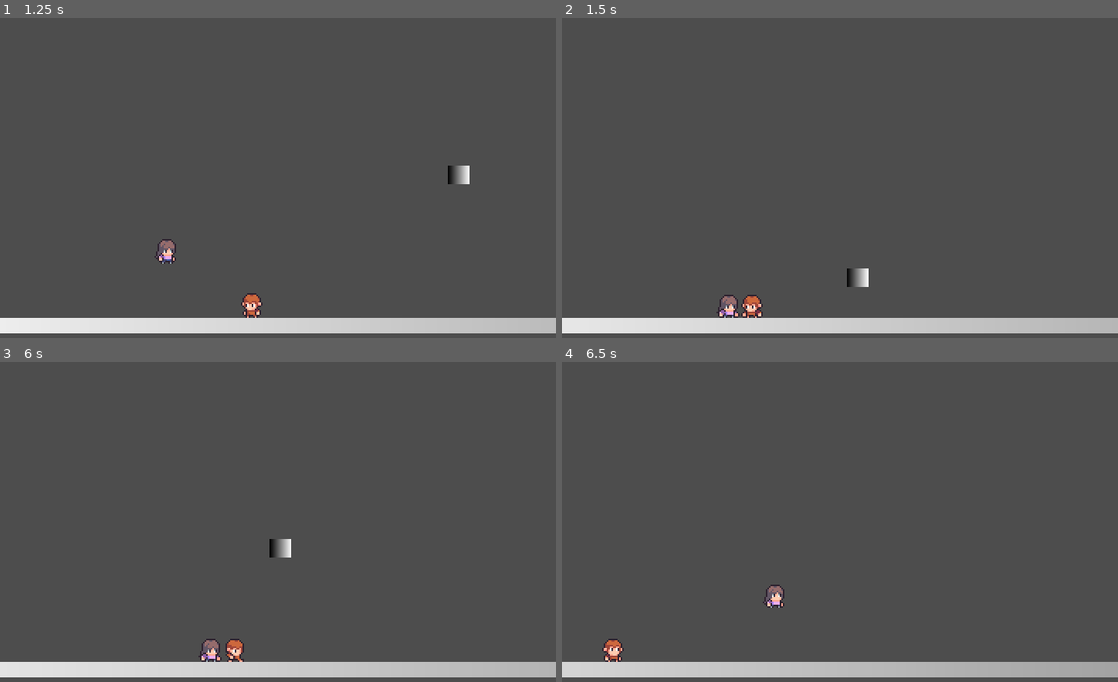
Above: before the commit, frames 1-4 (two rows, left to right).
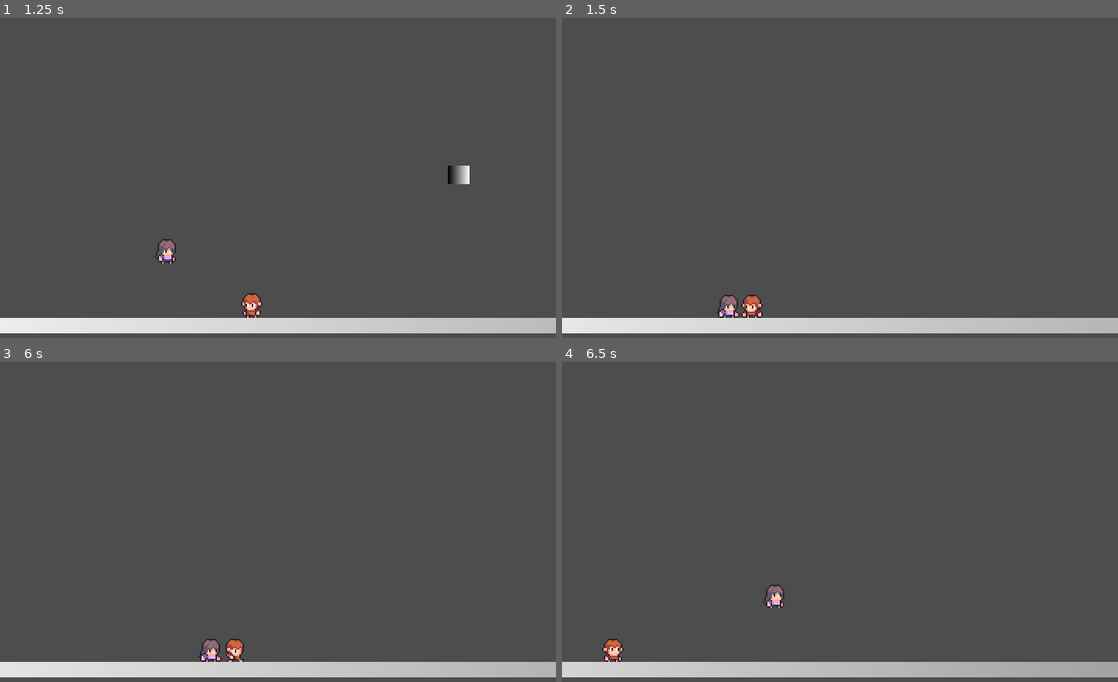
Above: after the commit, the same moments.

Repository: ajogerio/monkey-game
Game: Godot game, scene res://Scenes/game_scene.tscn
Same seed, same stepped clock (60 frames per second), same inputs: the game is played once before the commit and once after it. This scene is started directly instead of the project's main scene.
Inputs (mouse positions are in pixels of both pictures, inside the frame that each line leads up to):
- Up to frame 1 (1.25 s): move the mouse to (250, 277) at 0.52 s; hold D (move_right) from 0.53 s (still down); click (250, 277) at 0.6 s; tap W (jump) at 0.77 s
- Up to frame 2 (1.5 s): keep holding D (move_right); move the mouse to (1006, 258) at 1.27 s; click (1006, 258) at 1.35 s
- Up to frame 3 (6 s): tap W (jump) at 1.52, 3.02, 3.77, 4.52 s; move the mouse to (111, 493) at 2.02 s; release D (move_right) at 2.03 s; hold A (move_left) 2.03-4.28 s; click (111, 493) at 2.1 s; tap Enter at 2.75 s; move the mouse to (305, 547) at 2.77 s; click (305, 547) at 2.85 s; move the mouse to (194, 454) at 3.52 s; click (194, 454) at 3.6 s; move the mouse to (400, 528) at 4.27 s; hold D (move_right) from 4.28 s (still down); click (400, 528) at 4.35 s; move the mouse to (166, 566) at 5.02 s; click (166, 566) at 5.1 s; move the mouse to (333, 464) at 5.77 s; click (333, 464) at 5.85 s
- Up to frame 4 (6.5 s): keep holding D (move_right); tap W (jump) at 6.02 s

Frame 1 is identical in both runs. In frame 2, 0.2% of the frame differs, in the area x 51-56%, y 78-85%; in frame 3, 0.2%; in frame 4, nothing differs.

Commit message:
feat: make bullet disappear on contact

Diff:
--- a/Scripts/cookie_bullet.gd
+++ b/Scripts/cookie_bullet.gd
@@ -11,6 +11,7 @@
 	position += direction * SPEED * delta
 
 func _on_body_entered(body: Node2D) -> void:
-	print("hit")
 	if body.is_in_group("enemy_monkey"):
-		print(body.position)
+		# bullet disappears
+		queue_free()
+		# monkey loses a life or dies
